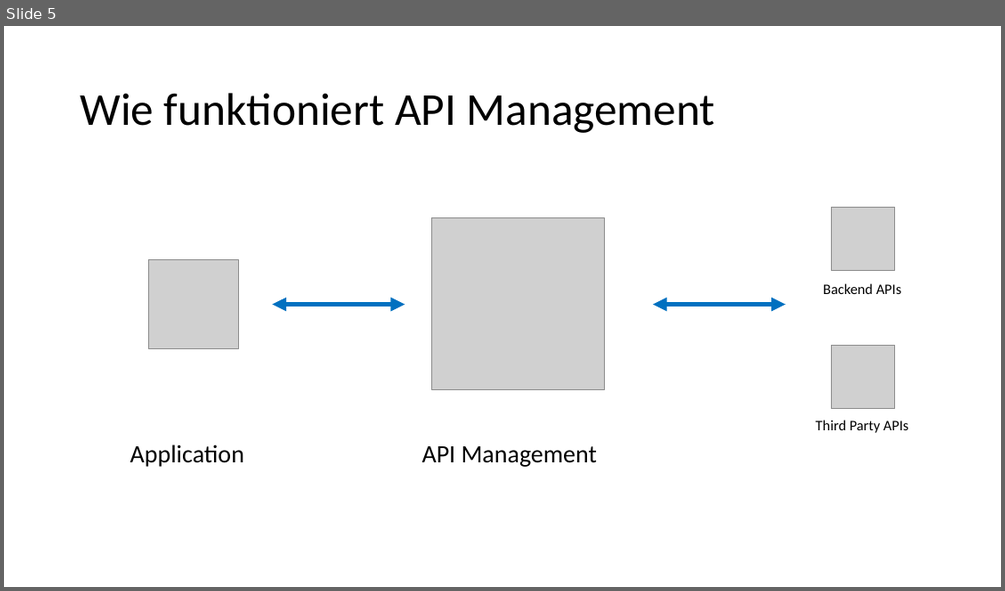
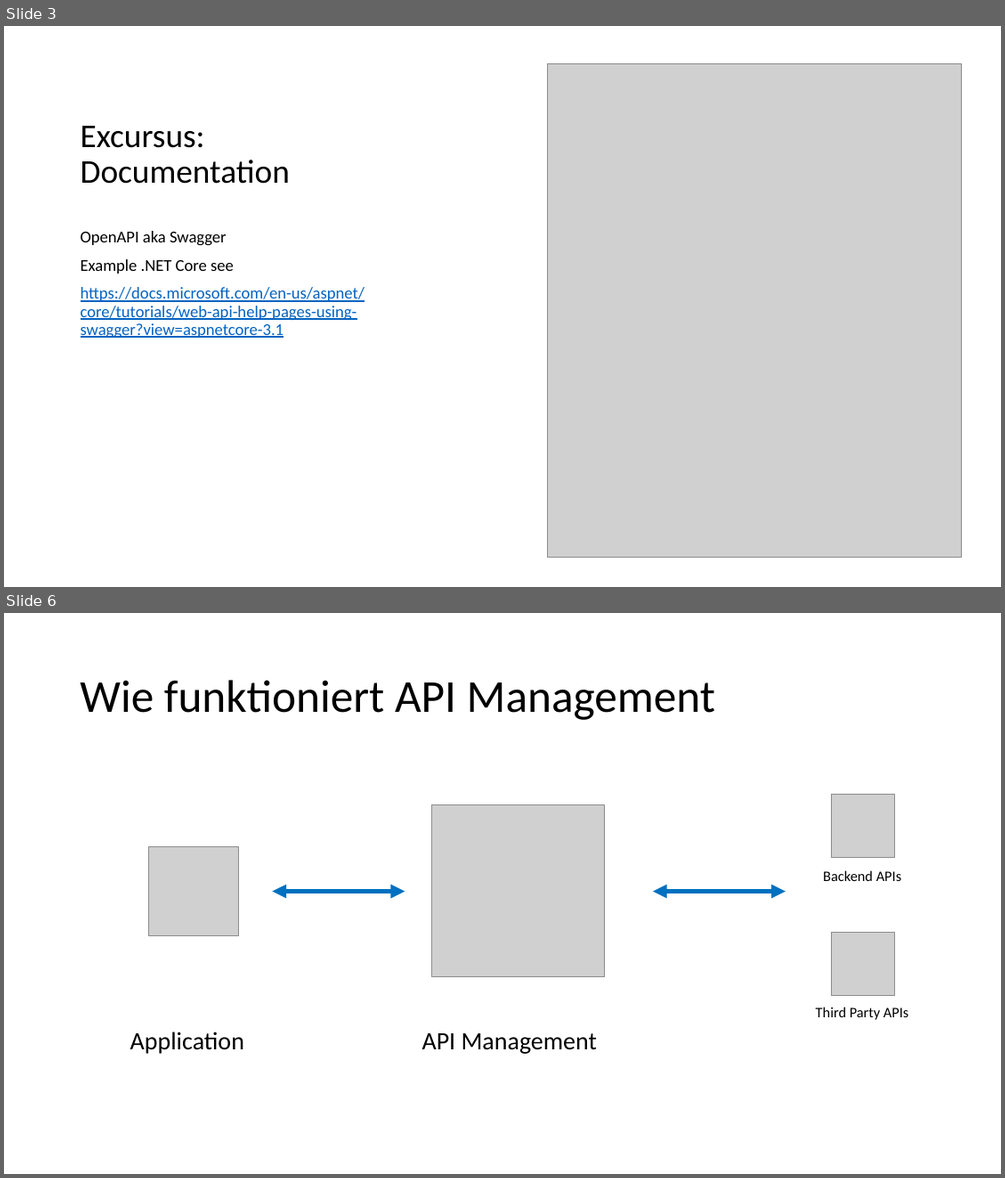
Before and after one commit to danielwagn3r/apimgmt-workshop, a slide deck: API Gateway.pptx. Shown one above the other, each under a label of ours: slide 5 before the commit, slides 3 and 6 after it; the slides between them are not shown. The pictures are 1005x591 and 1005x1178 pixels, drawn with LibreOffice and Linux fonts; fonts in the diff are those of the drawing; grey boxes stand for pictures. Boxes give left, top, right and bottom in pixels: in the first picture for what was removed or moved away, otherwise in the second. Text is boxed around its words. In the diff, an @@ line names an element or a change of style, - is before the commit and + after.

```diff
--- a/API Gateway.pptx
+++ b/API Gateway.pptx
@@ slide 3 added at bbox=[4, 26, 1001, 587], background #FFFFFF @@
@@ picture added at bbox=[548, 63, 962, 557] @@
@@ title added at bbox=[81, 126, 290, 184], 32 pt, text #000000 @@
+Excursus: Documentation
@@ text added at bbox=[81, 231, 365, 338], 16 pt, text #0563C1, underline @@
+OpenAPI aka Swagger
+Example .NET Core see
+https://docs.microsoft.com/en-us/aspnet/core/tutorials/web-api-help-pages-using-swagger?view=aspnetcore-3.1
@@ what was slide 5 is now slide 6 @@
```
Also in this commit, not shown: 8 slides changed, 21 other slides added, 2 slides removed, 1 other file.
